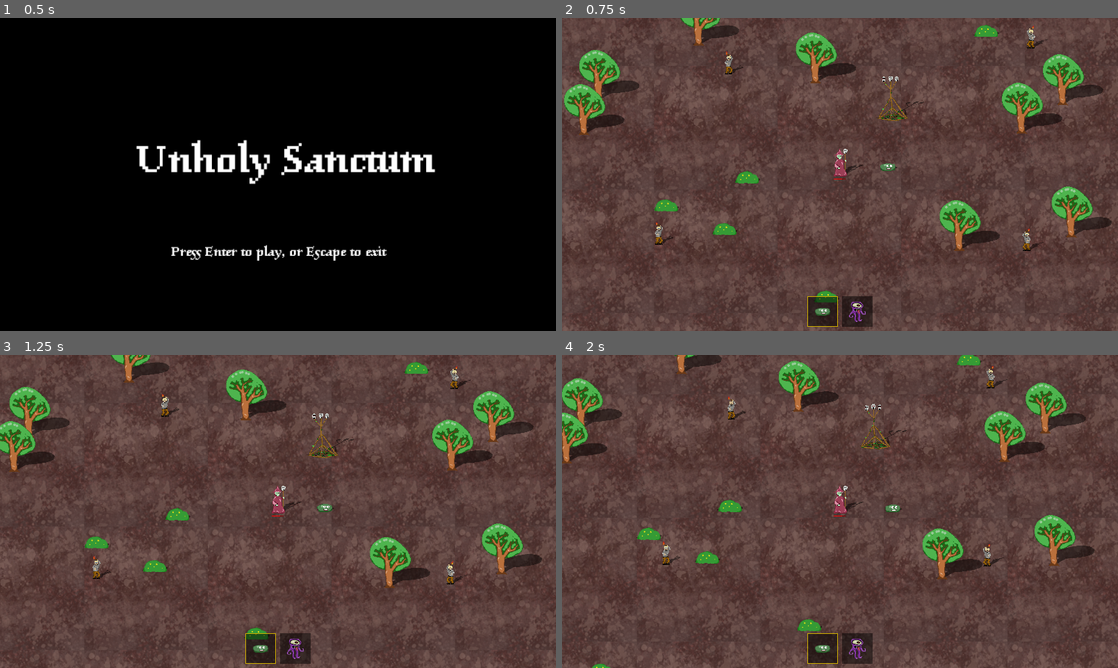
Above: before the commit, frames 1-4 (two rows, left to right).
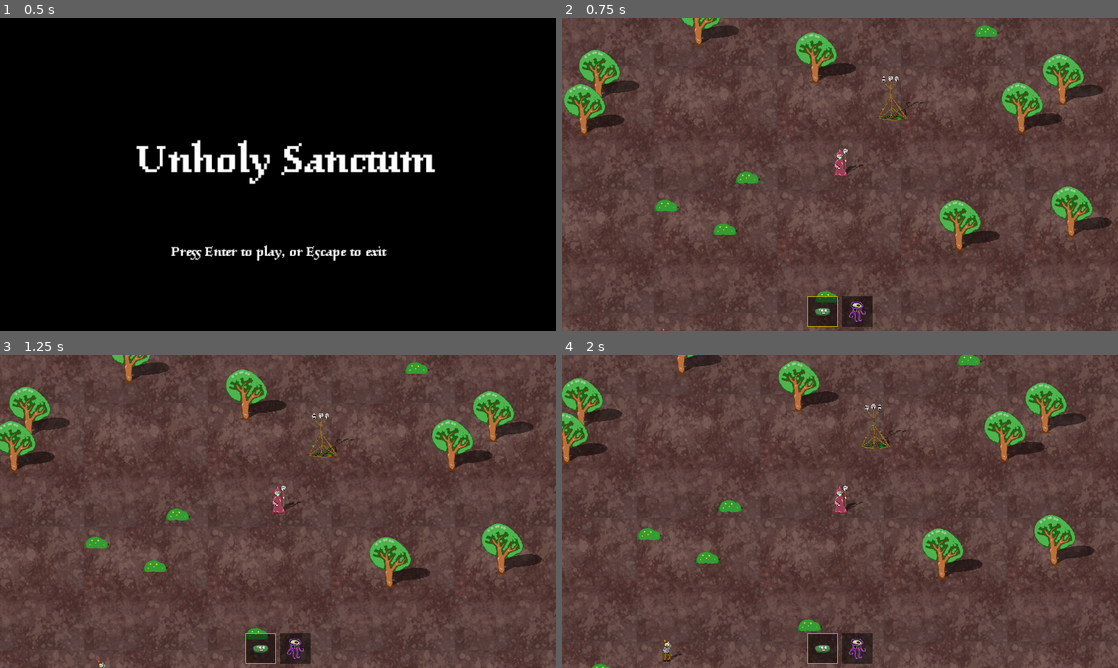
Above: after the commit, the same moments.

Repository: elemel/unholy-sanctum
Game: Godot game, scene res://scenes/screens/start.tscn
Two runs of this game, one before a commit and one after it. Both use one fixed random seed, a clock stepped at 60 frames per second and the inputs below.
Inputs (mouse positions are in pixels of both pictures, inside the frame that each line leads up to):
- Up to frame 1 (0.5 s): no input
- Up to frame 2 (0.75 s): tap Enter at 0.5 s; move the mouse to (962, 158) at 0.52 s; hold D (move_right) from 0.53 s (still down); tap Backspace at 0.6 s; click (962, 158) at 0.67 s
- Up to frame 3 (1.25 s): keep holding D (move_right); tap Space at 0.77, 1.07 s; tap Enter at 0.8 s
- Up to frame 4 (2 s): move the mouse to (823, 649) at 1.27 s; release D (move_right) at 1.28 s; hold S (move_down) from 1.28 s (still down); tap Enter at 1.35 s; click (823, 649) at 1.42 s; tap Space at 1.52, 1.55, 1.82 s

Frame 1 is identical in both runs. In frame 2, 0.4% of the frame differs, in the area x 16-88%, y 2-100%; in frame 3, 0.4%; in frame 4, 0.5%, in the area x 18-81%, y 3-98%.

Commit message:
Add spawner

Diff:
--- a/scenes/screens/game.tscn
+++ b/scenes/screens/game.tscn
@@ -15,6 +15,7 @@
 [ext_resource type="Script" path="res://scripts/spell_panel.gd" id="11_i1krh"]
 [ext_resource type="Texture2D" uid="uid://c7noguhcsp8c4" path="res://images/demon.png" id="11_ol1b6"]
 [ext_resource type="StyleBox" uid="uid://c6nxoyur5n500" path="res://styles/unselected.tres" id="12_bvms3"]
+[ext_resource type="Script" path="res://scripts/spawner.gd" id="16_jstgu"]
 
 [node name="Game" type="Node2D"]
 script = ExtResource("1_7nlgk")
@@ -43,19 +44,6 @@
 [node name="Necromancer" parent="." instance=ExtResource("2_h5yb6")]
 position = Vector2(-110, 119)
 
-[node name="Peasant" parent="." instance=ExtResource("3_pg21i")]
-position = Vector2(-340, -90)
-velocity = Vector2(2.08165e-12, 2.08165e-12)
-
-[node name="Peasant2" parent="." instance=ExtResource("3_pg21i")]
-position = Vector2(286, -144)
-
-[node name="Peasant3" parent="." instance=ExtResource("3_pg21i")]
-position = Vector2(-485, 263)
-
-[node name="Peasant4" parent="." instance=ExtResource("3_pg21i")]
-position = Vector2(277, 276)
-
 [node name="Camera2D" type="Camera2D" parent="."]
 position = Vector2(-110, 119)
 script = ExtResource("4_xucsd")
@@ -196,3 +184,21 @@
 grow_horizontal = 2
 grow_vertical = 2
 texture = ExtResource("11_ol1b6")
+
+[node name="PeasantSpawner" type="Node2D" parent="."]
+script = ExtResource("16_jstgu")
+unit_scene = ExtResource("3_pg21i")
+min_distance = 500.0
+max_distance = 1000.0
+
+[node name="PeasantSpawner2" type="Node2D" parent="."]
+script = ExtResource("16_jstgu")
+unit_scene = ExtResource("3_pg21i")
+min_distance = 500.0
+max_distance = 1000.0
+
+[node name="PeasantSpawner3" type="Node2D" parent="."]
+script = ExtResource("16_jstgu")
+unit_scene = ExtResource("3_pg21i")
+min_distance = 500.0
+max_distance = 1000.0
--- a/scripts/game_over_screen.gd
+++ b/scripts/game_over_screen.gd
@@ -14,15 +14,17 @@
 func _process(_delta: float) -> void:
     press_any_key_label.visible = is_delay_done()
 
-func _input(event: InputEvent) -> void:
+func _unhandled_input(event: InputEvent) -> void:
     if event is InputEventMouseButton:
         if event.pressed:
             if is_delay_done():
+                get_viewport().set_input_as_handled()
                 switch_to_screen(title_screen_file)
 
     if event is InputEventKey:
         if event.pressed:
             if is_delay_done():
+                get_viewport().set_input_as_handled()
                 switch_to_screen(title_screen_file)
 
 func is_delay_done() -> bool:
--- a/scripts/game_screen.gd
+++ b/scripts/game_screen.gd
@@ -23,9 +23,10 @@
             game_over_time = now
             game_over_stream_player.play()
 
-func _input(event: InputEvent) -> void:
+func _unhandled_key_input(event: InputEvent) -> void:
     if event is InputEventKey:
         if event.pressed and (event.keycode == KEY_ESCAPE or event.keycode == KEY_BACKSPACE):
+            get_viewport().set_input_as_handled()
             switch_to_screen(title_screen_file)
 
 func switch_to_screen(screen_file: String) -> void:
--- a/scripts/necromancer.gd
+++ b/scripts/necromancer.gd
@@ -9,8 +9,8 @@
 @export var max_health = 100.0
 @export var current_health = 100.0
 @export var blob_scene: PackedScene
-@export var summon_blob_cost = 30.0
-@export var summon_demon_cost = 120.0
+@export var summon_blob_cost = 10.0
+@export var summon_demon_cost = 100.0
 @export var attack_range = 100.0
 @export var selected_spell = "summon_blob"
 
--- /dev/null
+++ b/scripts/spawner.gd
@@ -0,0 +1,25 @@
+extends Node2D
+class_name Spawner
+
+@export var unit_scene: PackedScene
+@export var min_distance = 0.0
+@export var max_distance = 0.0
+
+var unit: Node2D
+var spawn_time = 0.0
+
+func _physics_process(_delta: float) -> void:
+    if unit == null or not unit.is_inside_tree():
+        if unit_scene != null:
+            unit = unit_scene.instantiate()
+            unit.position = generate_position()
+            get_parent().add_child(unit)
+
+func generate_position() -> Vector2:
+    var distance = randf_range(min_distance, max_distance)
+    var direction = generate_direction()
+    return position + distance * direction
+
+func generate_direction() -> Vector2:
+    var angle = randf() * 2 * PI
+    return Vector2(cos(angle), sin(angle))
--- a/scripts/title_screen.gd
+++ b/scripts/title_screen.gd
@@ -2,16 +2,19 @@
 
 @export var game_screen_file = "res://scenes/screens/game.tscn"
 
-func _input(event: InputEvent) -> void:
+func _unhandled_input(event: InputEvent) -> void:
     if event is InputEventMouseButton:
         if event.pressed and (event.button_index == MOUSE_BUTTON_LEFT):
+            get_viewport().set_input_as_handled()
             start_game()
 
     if event is InputEventKey:
         if event.pressed and (event.keycode == KEY_SPACE or event.keycode == KEY_ENTER):
+            get_viewport().set_input_as_handled()
             start_game()
 
         if event.pressed and (event.keycode == KEY_ESCAPE or event.keycode == KEY_BACKSPACE):
+            get_viewport().set_input_as_handled()
             get_tree().quit()
 
 func start_game() -> void:
Not shown: 1 places in scenes/screens/game.tscn that only renumber resources
